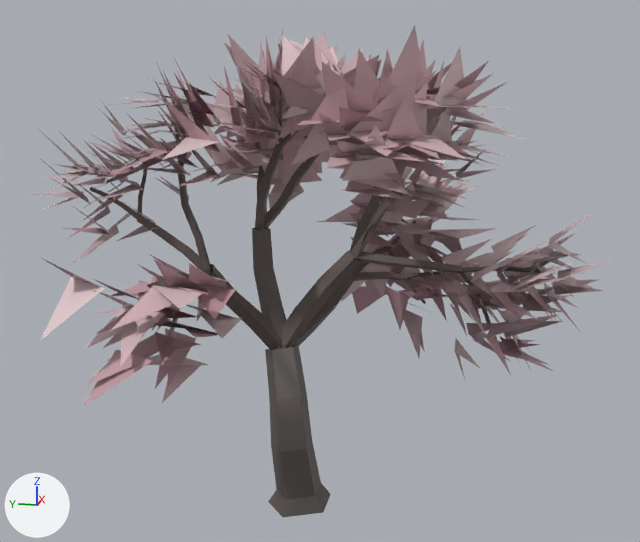
Renders of the glTF model godot/assets/models/tree_sakura_b.glb from each side of a commit.
Both versions are drawn from a camera (50 mm lens) standing at (-7.97, -1.8, 4.41) and looking at (-0.04, -0.21, 2.43). The lights are fixed; the arrows at lower left show +X, +Y and +Z. The first picture is the older version. Vertices at exactly the same position are counted once.

Names of what the first picture shows: 'tree_sakura_b'.
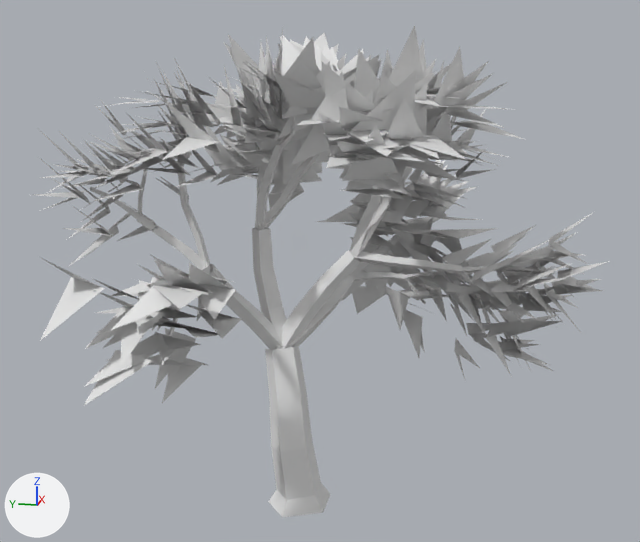
Boxes [x1, y1, x2, y2] around the edits, measured in the pictures (640 x 542 px):
part 1 of me_tree_sakura_b, recoloured: [90, 102, 540, 336] in both
part 2 of me_tree_sakura_b, recoloured: [34, 25, 607, 403] in both
part 3 of me_tree_sakura_b, recoloured: [42, 33, 600, 405] in both
part 4 of me_tree_sakura_b, recoloured (dark grey to white): [210, 228, 361, 517] in both

The change, as a diff of the scene's bpy script:
```diff
--- a/godot/assets/models/tree_sakura_b.glb.py
+++ b/godot/assets/models/tree_sakura_b.glb.py
@@ me_tree_sakura_b @@
 me_tree_sakura_b.from_pydata(...)  # 2921 vertices, 1584 faces; spans x -2.41..2.31, y -2.82..2.27, z -0.03..4.67
 # used by ob_tree_sakura_b; location = (0.0, 0.0, 0.0)
+# me_tree_sakura_b part 1: 651 faces centred in x -1.62..1.64, y -2.15..1.72, z 1.74..4.13 are repainted in the vertex colours; the middle colour goes from grey #7a6f6c to white #ffffff
+# me_tree_sakura_b part 2: 421 faces centred in x -2.06..2.02, y -2.53..2.09, z 1.53..4.41 are repainted in the vertex colours; the middle colour goes from pale pink #eecdd2 to white #ffffff
+# me_tree_sakura_b part 3: 376 faces centred in x -1.92..2.01, y -2.5..1.86, z 1.5..4.43 are repainted in the vertex colours; the middle colour goes from pink #d9afb8 to white #ffffff
+# me_tree_sakura_b part 4: 136 faces centred in x -0.38..0.74, y -0.43..0.77, z 0.02..2.62 are repainted in the vertex colours; the middle colour goes from dark grey #6c625e to white #ffffff
 me_tree_sakura_b.materials.append(mat_bark)
```
